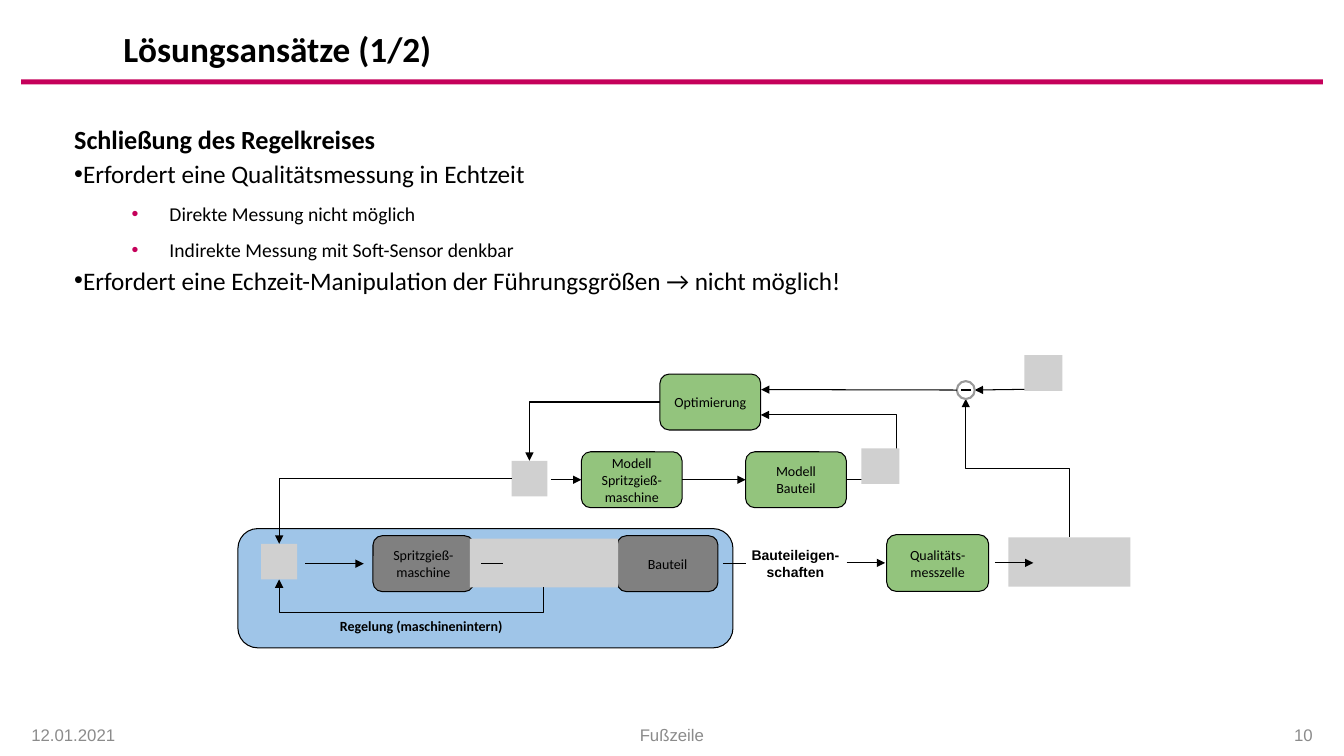
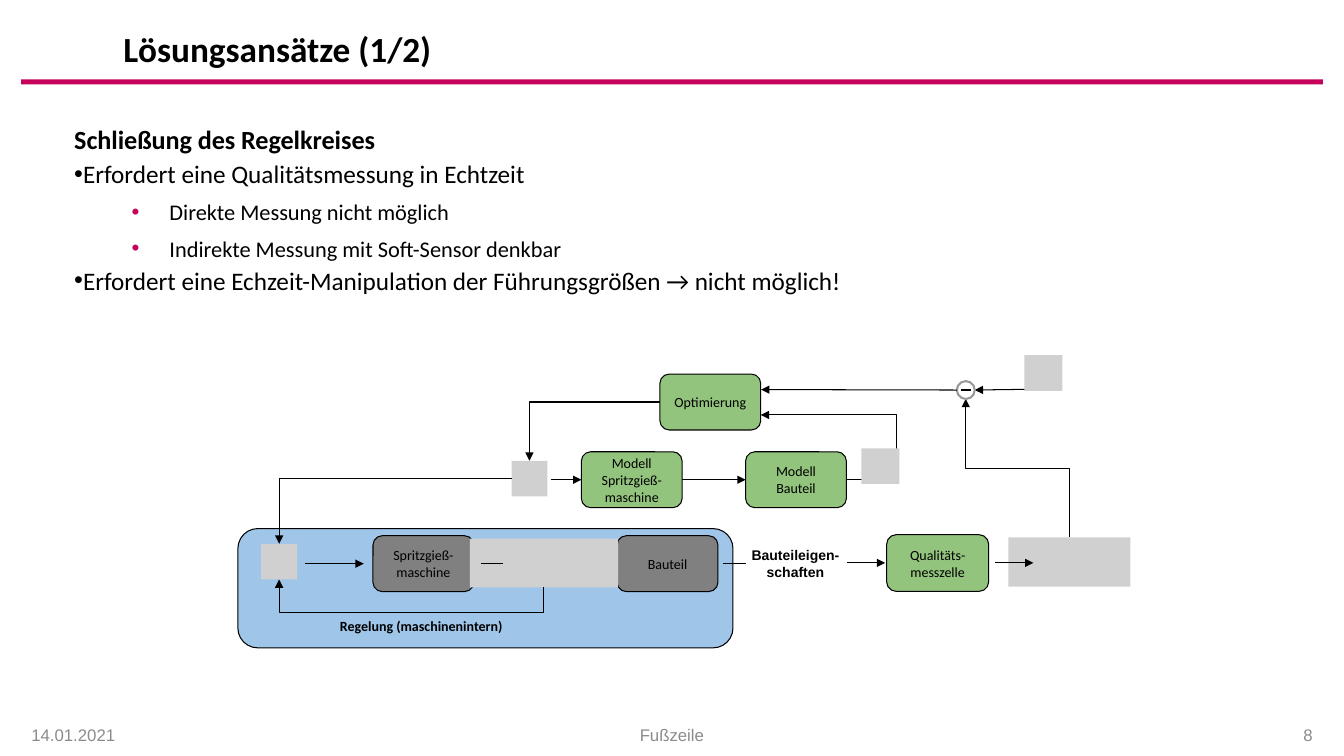
Before and after one commit to arehmer/DigitalTwinInjectionMoulding, a slide deck: slide 8 of Präsentationen/Kick-Off_Agenda.pptx (slide 10 before the commit). Drawn at 1344x756 pixels with LibreOffice and Linux fonts; fonts in the diff are those of the drawing; grey boxes stand for pictures; background and template pictures are left out. Boxes give left, top, right and bottom in pixels: in the first picture for what was removed or moved away, otherwise in the second. Text is boxed around its words. In the diff, an @@ line names an element or a change of style, - is before the commit and + after.

```diff
--- a/Präsentationen/Kick-Off_Agenda.pptx
+++ b/Präsentationen/Kick-Off_Agenda.pptx
@@ text at (169,204,561,261): size 14 to 16 pt in "Direkte Messung nicht möglich", "Indirekte Messung mit Soft-Sensor denkbar" @@
@@ text at (31,729,115,741): text changed @@
-12.01.2021
+14.01.2021
@@ page number at (1303,729,1312,741): text changed @@
-10
+8
```
Also in this commit, not shown: 18 other slides changed, 4 slides added, 4 other files.
